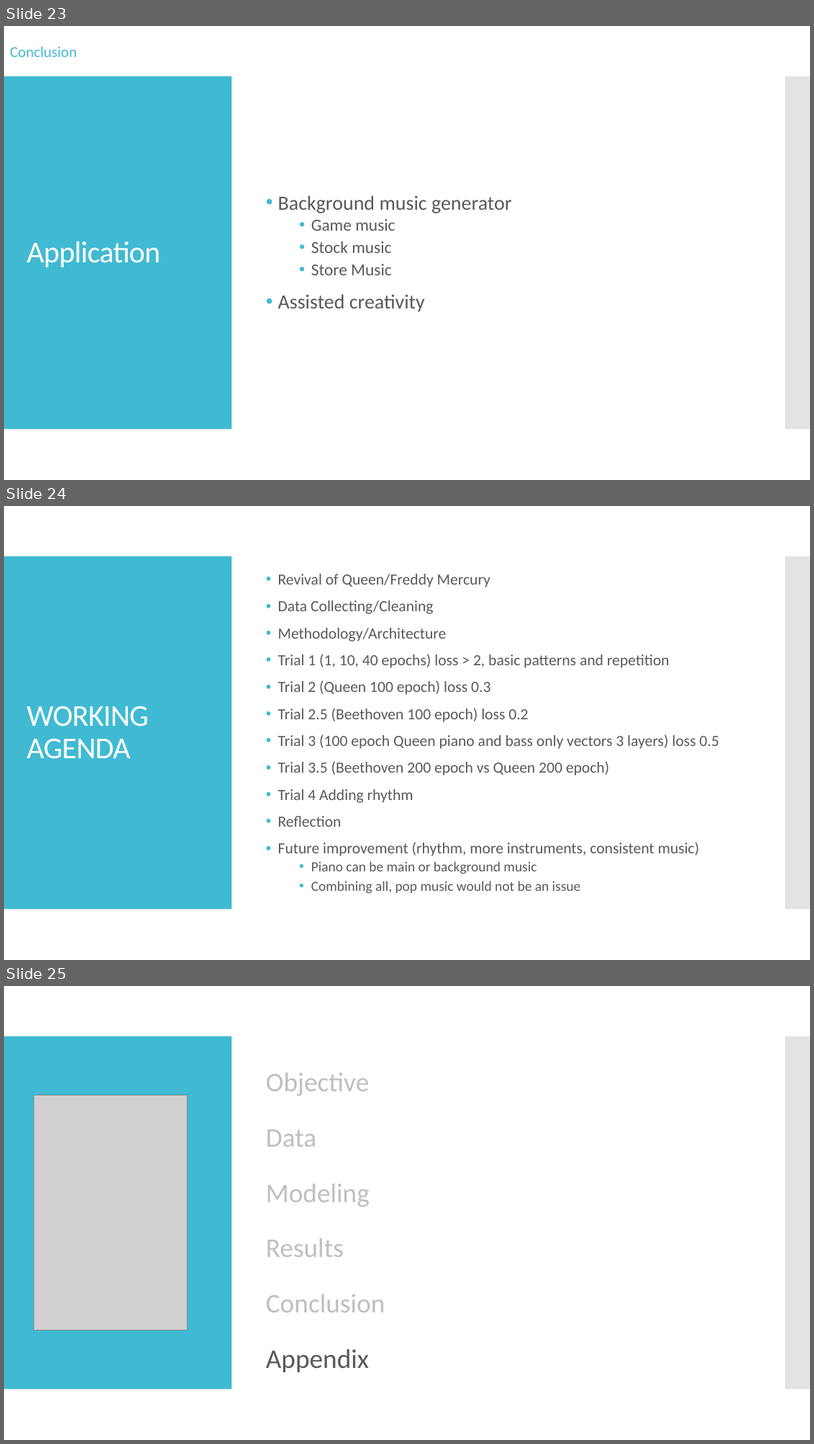
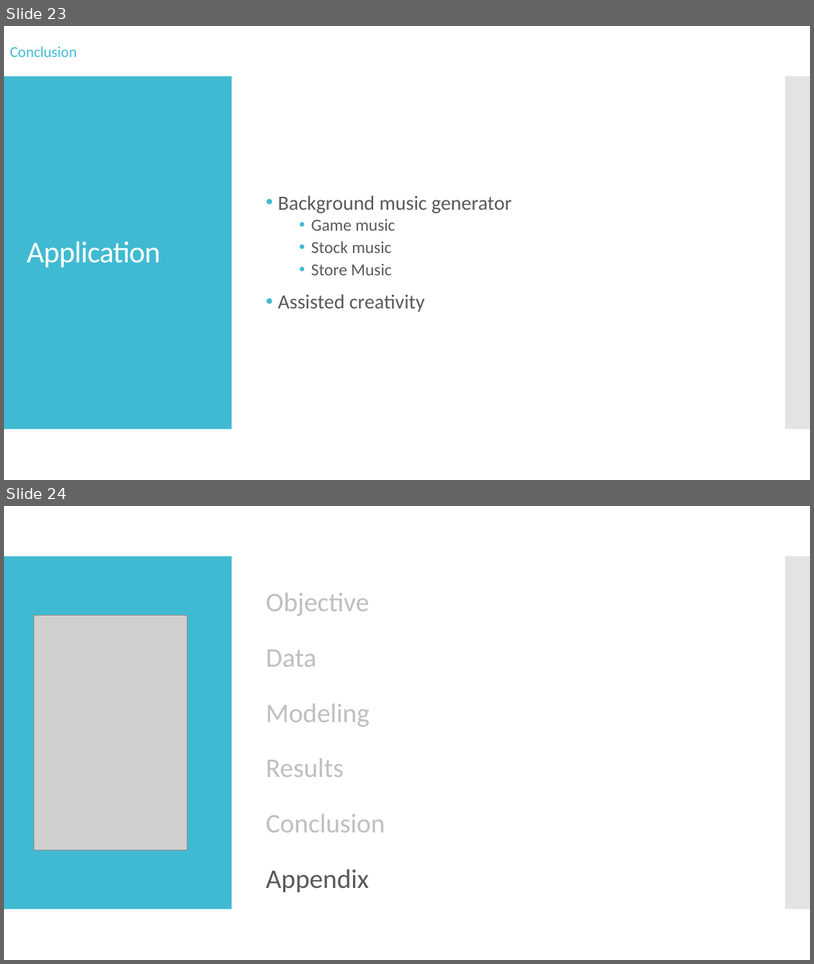
Before and after one commit to mawuliadjei/neuralnetmusicprediction, a slide deck: Generating music with LSTM.pptx. Shown one above the other, each under a label of ours: slides 23, 24 and 25 before the commit, slides 23 and 24 after it. The pictures are 814x1444 and 814x964 pixels, drawn with LibreOffice and Linux fonts; fonts in the diff are those of the drawing; grey boxes stand for pictures. Boxes give left, top, right and bottom in pixels: in the first picture for what was removed or moved away, otherwise in the second. Text is boxed around its words. In the diff, an @@ line names an element or a change of style, - is before the commit and + after.

```diff
--- a/Generating music with LSTM.pptx
+++ b/Generating music with LSTM.pptx
@@ slide 24 removed at [4, 506, 810, 960], background #FFFFFF; not listed: 2 template elements that a slide beside it also shows @@
@@ text removed at [278, 574, 719, 893] @@
-• Revival of Queen/Freddy Mercury
-• Data Collecting/Cleaning
-• Methodology/Architecture
-• Trial 1 (1, 10, 40 epochs) loss > 2, basic patterns and repetition
-• Trial 2 (Queen 100 epoch) loss 0.3
-• Trial 2.5 (Beethoven 100 epoch) loss 0.2
-• Trial 3 (100 epoch Queen piano and bass only vectors 3 layers) loss 0.5
-• Trial 3.5 (Beethoven 200 epoch vs Queen 200 epoch)
-• Trial 4 Adding rhythm
-• Reflection
-• Future improvement (rhythm, more instruments, consistent music)
-  • Piano can be main or background music
-  • Combining all, pop music would not be an issue
@@ title removed at [27, 705, 149, 759] @@
-WORKING AGENDA
@@ what was slide 25 is now slide 24 @@
```
Also in this commit, not shown: 3 slides changed.
